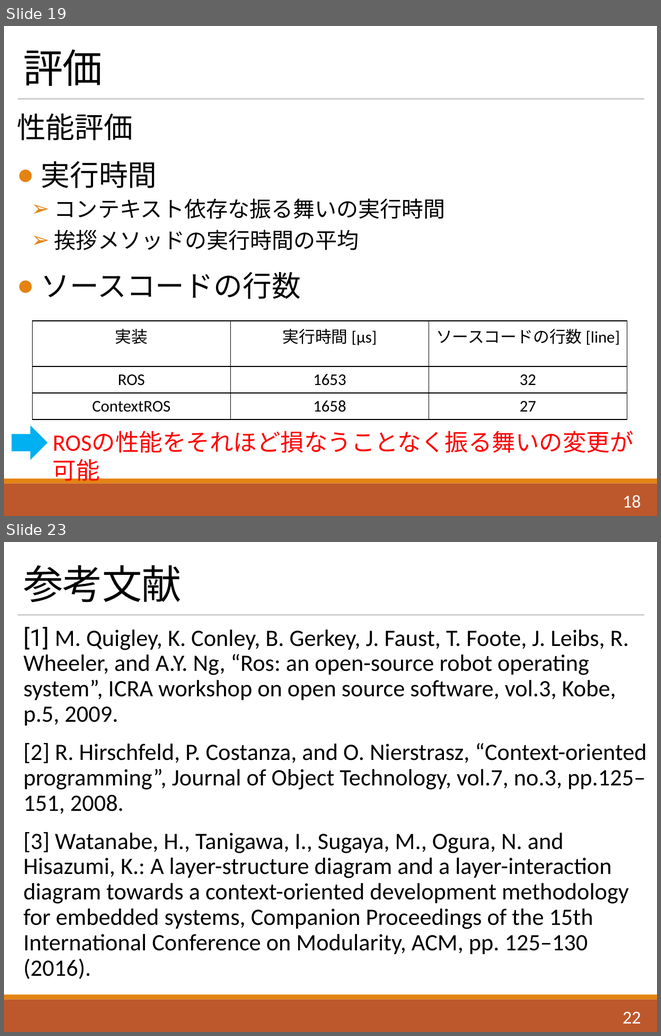
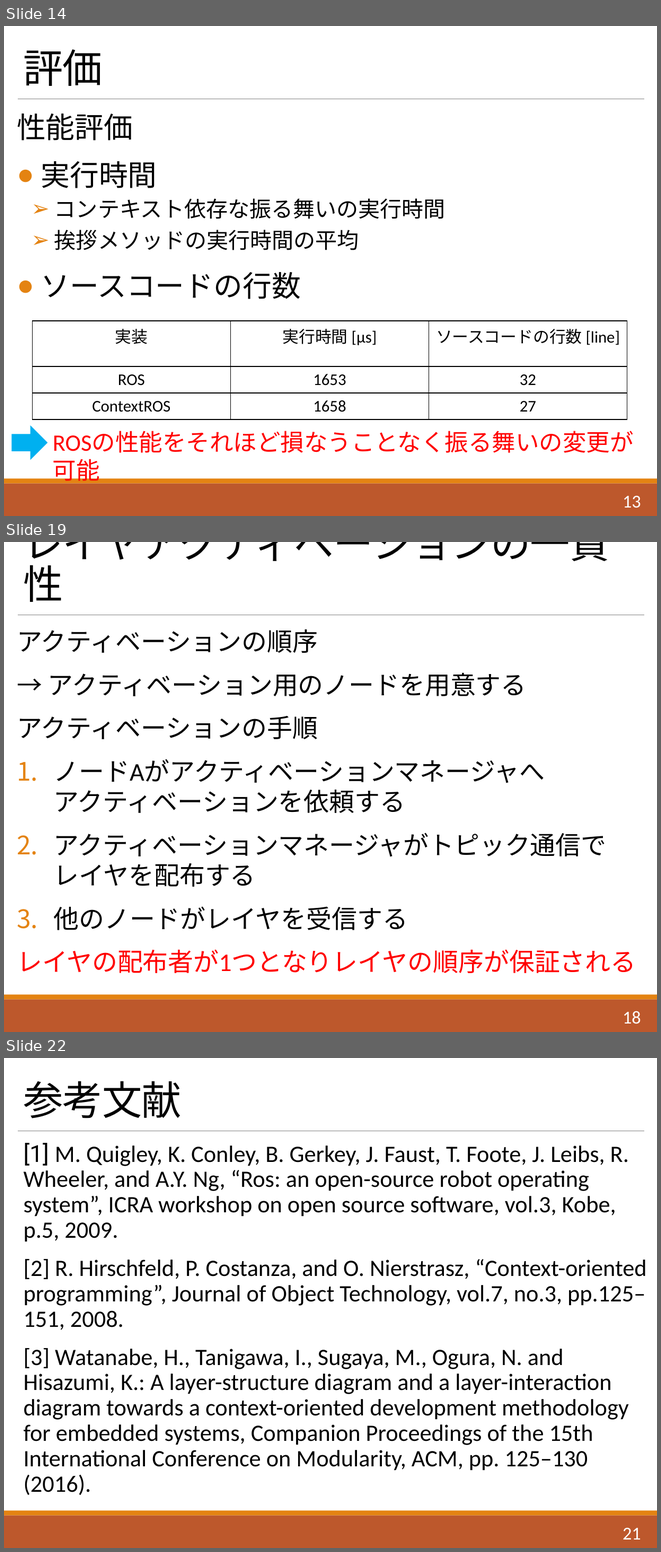
Before and after one commit to Saeki1120/Document, a slide deck: FLS/1120/ContextROS.pptx. Shown one above the other, each under a label of ours: slides 19 and 23 before the commit, slides 14, 19 and 22 after it; the slides between them are not shown. The pictures are 661x1036 and 661x1552 pixels, drawn with LibreOffice and Linux fonts; fonts in the diff are those of the drawing. Boxes give left, top, right and bottom in pixels: in the first picture for what was removed or moved away, otherwise in the second. Text is boxed around its words. In the diff, an @@ line names an element or a change of style, - is before the commit and + after.

```diff
--- a/FLS/1120/ContextROS.pptx
+++ b/FLS/1120/ContextROS.pptx
@@ slide 19 added at box(4, 542, 657, 1032), background #FFFFFF; not listed: 3 template elements that a slide beside it also shows @@
@@ title added at box(24, 542, 610, 602), 44 pt, text #000000 @@
+レイヤアクティベーションの一貫性
@@ text added at box(17, 629, 636, 973), 28 pt, text #000000 @@
+アクティベーションの順序
+→ アクティベーション用のノードを用意する
+アクティベーションの手順
+1. ノードAがアクティベーションマネージャへ
+   アクティベーションを依頼する
+2. アクティベーションマネージャがトピック通信で
+   レイヤを配布する
+3. 他のノードがレイヤを受信する
+レイヤの配布者が1つとなりレイヤの順序が保証される
@@ page number added at box(623, 1011, 641, 1024), 20 pt, text #FFFFFF @@
+18
@@ what was slide 19 is now slide 14 @@
@@ page number at box(623, 495, 641, 508): text changed @@
-18
+13
@@ what was slide 23 is now slide 22 @@
@@ page number at box(623, 1528, 641, 1539): text changed @@
-22
+21
```
Also in this commit, not shown: 3 slides changed, 16 other slides added.
